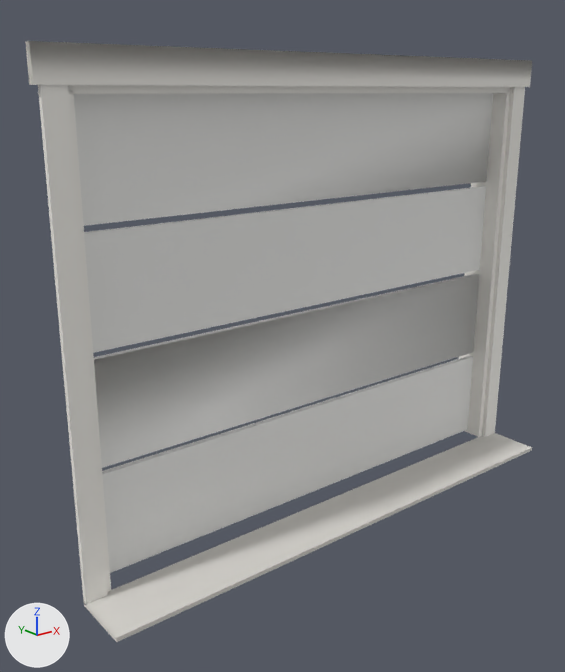
Two versions of the OBJ model art/models/kit/kit_door_garage.obj, one commit apart.
One viewpoint serves both versions: a camera (50 mm lens) standing at (-2.52, -2.76, 2.08) and looking at (-0.25, 0.08, 0.94). The lights are fixed; the arrows at lower left show +X, +Y and +Z. The first picture is the older version. Where no turn or scale is listed for an object, it has been applied to the vertices. Vertices at exactly the same position are counted once.

In view in the first picture: 'kit_door_garage'.
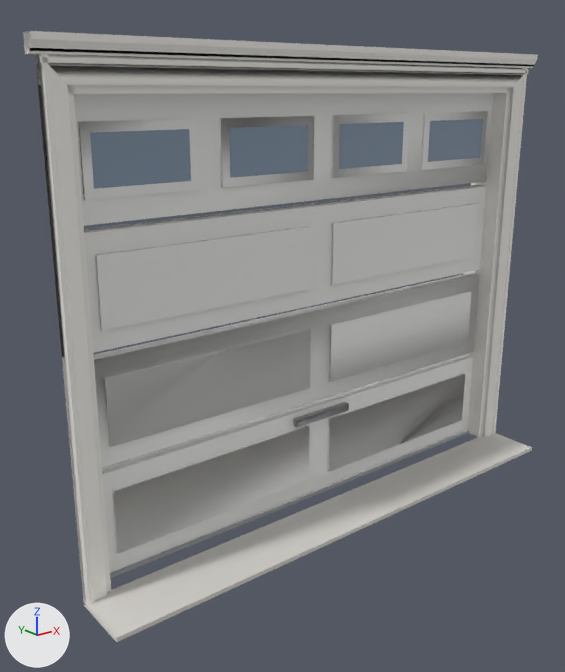
Pixel boxes [x1, y1, x2, y2] of what changed, in the pictures (565 x 672 px):
'kit_door_garage', reshaped
    before: [25, 41, 532, 642]
    after: [23, 31, 538, 642]
part 1 of me_kit_door_garage, added
    after: [293, 402, 349, 428]
part 2 of me_kit_door_garage, added
    after: [421, 111, 488, 170]
part 3 of me_kit_door_garage, added
    after: [331, 113, 409, 178]
part 4 of me_kit_door_garage, added
    after: [220, 116, 314, 188]
part 5 of me_kit_door_garage, added
    after: [78, 119, 199, 200]
part 6 of me_kit_door_garage, added
    after: [331, 204, 478, 285]
part 7 of me_kit_door_garage, added
    after: [95, 226, 312, 330]
part 8 of me_kit_door_garage, added
    after: [329, 291, 471, 382]
part 9 of me_kit_door_garage, added
    after: [104, 330, 311, 447]
part 10 of me_kit_door_garage, added
    after: [327, 373, 465, 472]
part 11 of me_kit_door_garage, added
    after: [112, 425, 310, 553]
part 12 of me_kit_door_garage, rebuilt (19% shorter)
    before: [25, 41, 532, 87]
    after: [23, 31, 538, 68]
part 13 of me_kit_door_garage, built on
    before: [38, 85, 525, 604]
    after: [35, 54, 528, 605]

Patch to the scene script:
```diff
--- a/art/models/kit/kit_door_garage.obj.py
+++ b/art/models/kit/kit_door_garage.obj.py
@@ mat_metal @@
+mat_metal = principled_material('metal')
+mat_metal.base_color = (0.35, 0.36, 0.37)  # grey #a0a2a4
@@ mat_glass @@
+mat_glass = principled_material('glass')
+mat_glass.base_color = (0.24, 0.32, 0.42)  # greyish blue #8699ad
@@ me_kit_door_garage @@
 # used by ob_kit_door_garage; location = (0.0, 0.0, 0.0)
-me_kit_door_garage.from_pydata(...)  # 80 vertices, 52 faces; spans x -1.43..1.43, y -0.3..0.2, z -0.02..2.24
+me_kit_door_garage.from_pydata(...)  # 248 vertices, 152 faces; spans x -1.43..1.43, y -0.3..0.2, z -0.02..2.27
+# me_kit_door_garage part 1: a new loose piece, a box spanning x -0.18..0.18, y 0.05..0.078, z 0.45..0.49, in mat_metal (grey #a0a2a4)
+# me_kit_door_garage part 2: a new loose piece, a box spanning x 0.7..1.22, y 0.08..0.09, z 1.68..1.97, in mat_garage (white #ededeb)
+# me_kit_door_garage part 3: a new loose piece, a box spanning x 0.06..0.58, y 0.08..0.09, z 1.68..1.97, in mat_garage (white #ededeb)
+# me_kit_door_garage part 4: a new loose piece, a box spanning x -0.58..-0.06, y 0.08..0.09, z 1.68..1.97, in mat_garage (white #ededeb)
+# me_kit_door_garage part 5: a new loose piece, a box spanning x -1.22..-0.7, y 0.08..0.09, z 1.68..1.97, in mat_garage (white #ededeb)
+# me_kit_door_garage part 6: a new loose piece, a box spanning x 0.07..1.19, y 0.078..0.09, z 1.15..1.46, in mat_garage (white #ededeb)
+# me_kit_door_garage part 7: a new loose piece, a box spanning x -1.19..-0.07, y 0.078..0.09, z 1.15..1.46, in mat_garage (white #ededeb)
+# me_kit_door_garage part 8: a new loose piece, a box spanning x 0.07..1.19, y 0.078..0.09, z 0.63..0.94, in mat_garage (white #ededeb)
+# me_kit_door_garage part 9: a new loose piece, a box spanning x -1.19..-0.07, y 0.078..0.09, z 0.63..0.94, in mat_garage (white #ededeb)
+# me_kit_door_garage part 10: a new loose piece, a box spanning x 0.07..1.19, y 0.078..0.09, z 0.11..0.42, in mat_garage (white #ededeb)
+# me_kit_door_garage part 11: a new loose piece, a box spanning x -1.19..-0.07, y 0.078..0.09, z 0.11..0.42, in mat_garage (white #ededeb)
+# me_kit_door_garage part 12: the loose piece of 8 vertices spanning x -1.43..1.43, y -0.03..0.0, z 2.1..2.24 is rebuilt with 12 vertices and now spans x -1.43..1.43, y -0.06..0.0, z 2.2..2.27
+# me_kit_door_garage part 13
+# 2 vertices are removed from x -1.3..1.3, y -0.03, z 0.0
+# 12 faces are deleted
+# 40 vertices are added at x -1.4..1.39, y -0.04..0.13, z 0.0..2.19
+# 19 new vertices lie (2.54, 0.0, 0.0) away from vertices in x -1.27, y 0.08..0.13, z 0.0..2.08
+# 8 new vertices lie (0.44, 0.0, 0.0) away from vertices in x -1.18..0.74, y 0.08, z 1.72..1.93
+# 6 new vertices lie (0.0, 0.0, 2.2) away from vertices in x -1.39..1.39, y -0.04..-0.03, z 0.0
+# 5 new vertices lie (2.8, 0.0, 0.0) away from vertices in x -1.4, y -0.04..0.0, z 2.1..2.19
+# 18 new faces join them, mat_paint (white #f7f5ef)
+# 4 new faces join them, mat_glass (greyish blue #8699ad)
+# 20 new faces join them, mat_garage (white #ededeb)
+# 2 new faces join them, mat_metal (grey #a0a2a4)
 me_kit_door_garage.materials.append(mat_paint)
@@ me_kit_door_garage @@
 me_kit_door_garage.materials.append(mat_concrete)
+me_kit_door_garage.materials.append(mat_glass)  # greyish blue #8699ad
+me_kit_door_garage.materials.append(mat_metal)  # grey #a0a2a4
```
